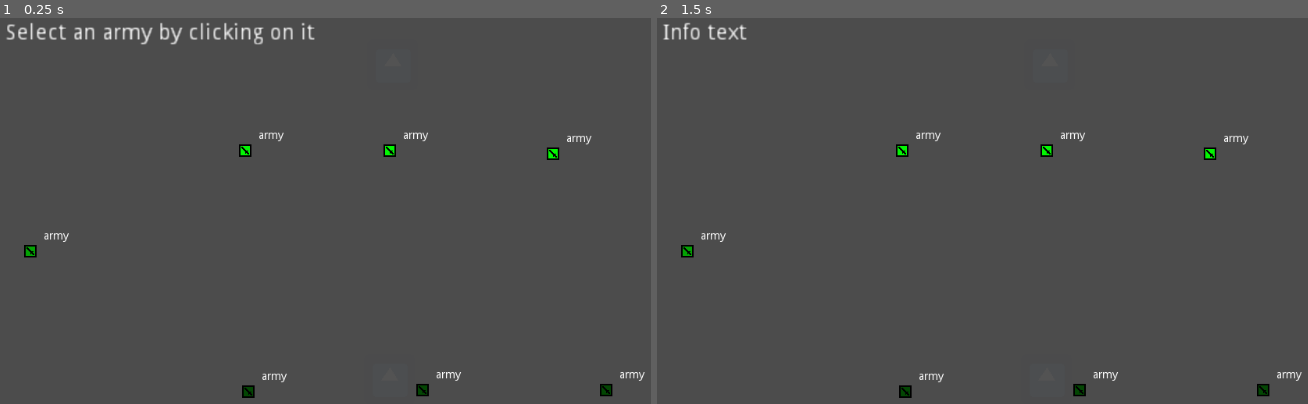
Above: before the commit, frames 1-2 (left to right).
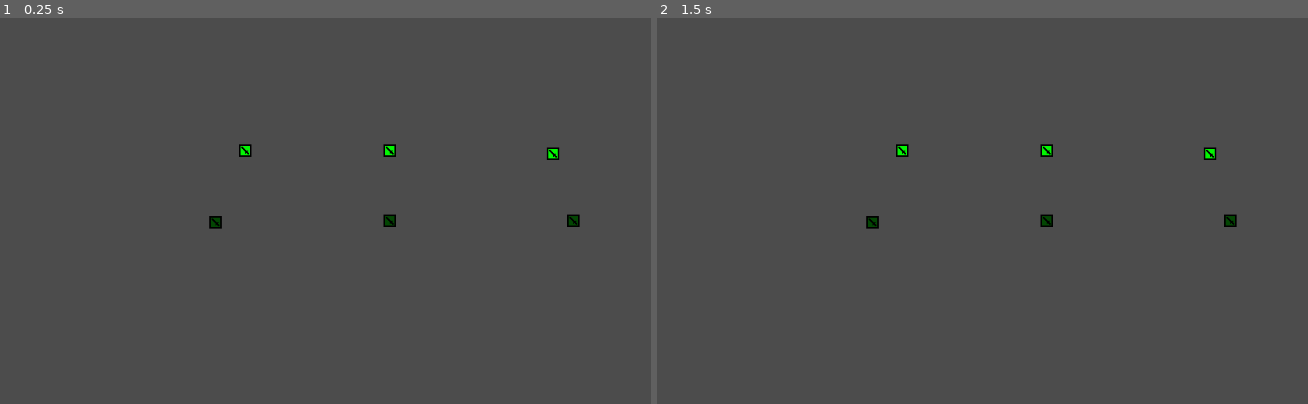
Above: after the commit, the same moments.

Repository: LegionsTheGame/Godot_turnBased
Game: Godot game, scene res://MainScene/MainScene.tscn
Same seed, same stepped clock (60 frames per second), same inputs: the game is played once before the commit and once after it. The engine's default icon, where the game draws it, is replaced by a stand-in: a white triangle on a blue panel in a dark square.
Inputs (mouse positions are in pixels of both pictures, inside the frame that each line leads up to):
- Up to frame 1 (0.25 s): no input
- Up to frame 2 (1.5 s): tap Enter at 0.5 s; move the mouse to (1229, 230) at 0.52 s; click (1229, 230) at 0.6 s; tap Space at 1.25 s; move the mouse to (891, 276) at 1.27 s; click (891, 276) at 1.35 s

The runs differ from the first frame. In frame 1, 1.6% of the frame differs, in the area x 0-100%, y 1-99%; in frame 2, 1.0%.

Commit message:
..

Diff:
--- a/LegionsTuenBased35_2/ArmyScene/Army/ArmyScene.gd
+++ b/LegionsTuenBased35_2/ArmyScene/Army/ArmyScene.gd
@@ -5,14 +5,18 @@
 export var army_color	= Color.chartreuse
 export var team_id		= 0
 
-onready var army_sprite : Sprite		= $ArmySprite
-onready var range_scene : RangeScene	= $Range
-onready var target_sprite :Sprite		= $TargetSprite
-onready var label : Label				= $Label
+onready var range_scene : RangeScene			= $RangeScene
+onready var army_sprite : Sprite				= $ArmySprite
+onready var target_sprite :Sprite				= $TargetSprite
+onready var animation_player: AnimationPlayer	= $AnimationPlayer
+onready var label : Label						= $Label
 
-var selected : bool			= false
-var army_size : int			= 16
+var army_size : int					= 16
+var selected : bool					= false
+var target_to_attack : ArmyScene	= null
+var enemies_touch_list 				= []
 var destination : Vector2
+
 
 func _ready():
 	_set_selection(false)
@@ -20,6 +24,8 @@
 	_set_destination(global_position)
 	army_sprite.self_modulate	= army_color
 	range_scene.team_id 		= self.team_id
+	#animation_player.play("Explotion")
+	update_label()
 	pass
 
 func _process(delta):
@@ -29,7 +35,7 @@
 
 func _is_army_position(global_selected_position : Vector2):
 	var v = global_selected_position - global_position
-	if v.length() < army_size:
+	if v.length() < army_size/2:
 		return true
 	pass
 
@@ -43,6 +49,9 @@
 	target_sprite.visible = is_target
 	pass
 
+func _start_explotion():
+	animation_player.play("Explotion")
+	pass
 
 func _set_destination(new_destination: Vector2):
 	var valid_move =  range_scene._is_inside(new_destination)
@@ -51,17 +60,44 @@
 	return valid_move
 	pass
 
+func _set_attack_destination(new_destination: Vector2):
+	target_to_attack = range_scene._get_attack_target(new_destination)
+	for a in enemies_touch_list:
+		if a == target_to_attack:
+			print("next to attack")
+			target_to_attack._start_explotion()
+			destination = global_position
+	pass
+
 
 func get_class():
 	return "ArmyScene"
 
 
 func _on_Army_area_entered(area):
+
+
+
+
 	if area.get_class() == "ArmyScene" and area.team_id != self.team_id:
+		enemies_touch_list.append(area)
 		destination = global_position
+		update_label()
+
+		if target_to_attack == area:
+			target_to_attack._start_explotion()
+
 		pass
 	pass
 
 
 func _on_Army_area_exited(area):
+	if area.get_class() == "ArmyScene" and area.team_id != self.team_id:
+		enemies_touch_list.erase(area)
+		update_label()
 	pass
+
+
+func update_label():
+	label.text = "touching: " + str(enemies_touch_list.size())
+	pass
--- a/LegionsTuenBased35_2/ArmyScene/Army/ArmyScene.tscn
+++ b/LegionsTuenBased35_2/ArmyScene/Army/ArmyScene.tscn
@@ -1,18 +1,46 @@
-[gd_scene load_steps=6 format=2]
+[gd_scene load_steps=8 format=2]
 
 [ext_resource path="res://ArmyScene/Army/ArmySprite.png" type="Texture" id=1]
 [ext_resource path="res://ArmyScene/Range/RangeScene.tscn" type="PackedScene" id=2]
 [ext_resource path="res://ArmyScene/Army/TargetSprite.png" type="Texture" id=3]
 [ext_resource path="res://ArmyScene/Army/ArmyScene.gd" type="Script" id=4]
+[ext_resource path="res://ArmyScene/Army/explotion.png" type="Texture" id=5]
 
 [sub_resource type="RectangleShape2D" id=1]
 extents = Vector2( 8, 8 )
 
+[sub_resource type="Animation" id=2]
+resource_name = "Explotion"
+length = 2.2
+tracks/0/type = "value"
+tracks/0/path = NodePath(".:frame")
+tracks/0/interp = 1
+tracks/0/loop_wrap = true
+tracks/0/imported = false
+tracks/0/enabled = true
+tracks/0/keys = {
+"times": PoolRealArray( 0, 0.3, 0.6, 0.9, 1.2, 1.5, 1.8, 2.1, 9.6 ),
+"transitions": PoolRealArray( 1, 1, 1, 1, 1, 1, 1, 1, 1 ),
+"update": 1,
+"values": [ 0, 1, 3, 4, 5, 6, 7, 8, 8 ]
+}
+tracks/1/type = "value"
+tracks/1/path = NodePath(".:visible")
+tracks/1/interp = 1
+tracks/1/loop_wrap = true
+tracks/1/imported = false
+tracks/1/enabled = true
+tracks/1/keys = {
+"times": PoolRealArray( 0.1, 2.2 ),
+"transitions": PoolRealArray( 1, 1 ),
+"update": 0,
+"values": [ true, false ]
+}
+
 [node name="Army" type="Area2D"]
-position = Vector2( 0, 3 )
 script = ExtResource( 4 )
 
-[node name="Range" parent="." instance=ExtResource( 2 )]
+[node name="RangeScene" parent="." instance=ExtResource( 2 )]
 
 [node name="CollisionShape2D" type="CollisionShape2D" parent="."]
 shape = SubResource( 1 )
@@ -20,15 +48,27 @@
 [node name="ArmySprite" type="Sprite" parent="."]
 texture = ExtResource( 1 )
 
+[node name="ExplotionSprite" type="Sprite" parent="."]
+visible = false
+texture = ExtResource( 5 )
+hframes = 3
+vframes = 3
+frame = 4
+
 [node name="TargetSprite" type="Sprite" parent="."]
 texture = ExtResource( 3 )
 
 [node name="Label" type="Label" parent="."]
+visible = false
 margin_left = 17.0
 margin_top = -26.0
 margin_right = 57.0
 margin_bottom = -12.0
 text = "army"
 
+[node name="AnimationPlayer" type="AnimationPlayer" parent="."]
+root_node = NodePath("../ExplotionSprite")
+anims/Explotion = SubResource( 2 )
+
 [connection signal="area_entered" from="." to="." method="_on_Army_area_entered"]
 [connection signal="area_exited" from="." to="." method="_on_Army_area_exited"]
--- a/LegionsTuenBased35_2/ArmyScene/Range/RangeScene.gd
+++ b/LegionsTuenBased35_2/ArmyScene/Range/RangeScene.gd
@@ -5,7 +5,7 @@
 export var team_id = 0;
 
 var radius : int 	= 126
-var enemies_inside	= []
+var enemies_inside_list	= []
 
 func _process(delta):
 	update_label()
@@ -24,21 +24,28 @@
 
 func _on_Range_area_entered(area):
 	if area.get_class() == "ArmyScene" and area.team_id != self.team_id:
-		enemies_inside.append(area)
+		enemies_inside_list.append(area)
 	_show_targets(visible)
 	pass
 
 func _on_Range_area_exited(area):
 	if area.get_class() == "ArmyScene" and area.team_id != self.team_id:
 		area._set_as_target(false)
-		enemies_inside.erase(area)
+		enemies_inside_list.erase(area)
+	pass
+
+func _get_attack_target(target:Vector2):
+	for a in enemies_inside_list:
+		var l : Vector2 = a.global_position - target
+		if l.length() < a.army_size/2:
+			return a;
 	pass
 
 func update_label():
-	$Label.text = "team:" + str(team_id) + "\n enemies in: " + str(enemies_inside.size())
+	$Label.text = "team:" + str(team_id) + "\n inside: " + str(enemies_inside_list.size())
 	pass
 
 func _show_targets(showtarget):
-	for a in enemies_inside:
+	for a in enemies_inside_list:
 		a._set_as_target(showtarget)
 	pass
--- a/LegionsTuenBased35_2/ArmyScene/Range/RangeScene.tscn
+++ b/LegionsTuenBased35_2/ArmyScene/Range/RangeScene.tscn
@@ -13,10 +13,11 @@
 shape = SubResource( 1 )
 
 [node name="RangeSprite" type="Sprite" parent="."]
-modulate = Color( 1, 1, 1, 0.0980392 )
+modulate = Color( 1, 1, 1, 0.0196078 )
 texture = ExtResource( 1 )
 
 [node name="Label" type="Label" parent="."]
+visible = false
 margin_left = 104.0
 margin_top = -88.0
 margin_right = 144.0
--- a/LegionsTuenBased35_2/MainScene/MainScene.gd
+++ b/LegionsTuenBased35_2/MainScene/MainScene.gd
@@ -6,7 +6,8 @@
 var selectedArmy : ArmyScene	= null
 
 func _ready():
-	list_team1		= $Team1.get_children()
+	list_team1.append_array($Team1.get_children())
+	list_team1.append_array($Team2.get_children())
 	info_text.text	= "Select an army by clicking on it"
 	pass
 
@@ -35,5 +36,8 @@
 				if not valid_move :
 					info_text.text = "This is to far - your army can only move to somewhere inside the circle!"
 				else:
+					selectedArmy._set_attack_destination(get_global_mouse_position())
 					info_text.text = "Army moved to new destination!"
+					selectedArmy._set_selection(false)
+					selectedArmy = null
 	pass
--- a/LegionsTuenBased35_2/MainScene/MainScene.tscn
+++ b/LegionsTuenBased35_2/MainScene/MainScene.tscn
@@ -8,6 +8,7 @@
 script = ExtResource( 3 )
 
 [node name="Label" type="Label" parent="."]
+visible = false
 margin_left = -500.0
 margin_top = -300.0
 margin_right = -400.0
@@ -20,14 +21,9 @@
 current = true
 
 [node name="Team1" type="Sprite" parent="."]
-self_modulate = Color( 1, 1, 1, 0.0392157 )
+self_modulate = Color( 1, 1, 1, 0 )
 position = Vector2( -4, -240 )
 texture = ExtResource( 2 )
-
-[node name="Army" parent="Team1" instance=ExtResource( 1 )]
-position = Vector2( -464, 239 )
-army_color = Color( 0.803922, 0.654902, 0.827451, 1 )
-team_id = 99
 
 [node name="Army1" parent="Team1" instance=ExtResource( 1 )]
 position = Vector2( -189, 110 )
@@ -42,21 +38,21 @@
 team_id = 1
 
 [node name="Team2" type="Sprite" parent="."]
-self_modulate = Color( 1, 1, 1, 0.0392157 )
-position = Vector2( -8, 163 )
+self_modulate = Color( 1, 1, 1, 0 )
+position = Vector2( -50, -54 )
 texture = ExtResource( 2 )
 
-[node name="Army1" parent="Team2" instance=ExtResource( 1 )]
+[node name="EnemyArmy1" parent="Team2" instance=ExtResource( 1 )]
 position = Vector2( -181, 16 )
 army_color = Color( 0.27451, 0.27451, 0.937255, 1 )
 team_id = 2
 
-[node name="Army2" parent="Team2" instance=ExtResource( 1 )]
+[node name="EnemyArmy2" parent="Team2" instance=ExtResource( 1 )]
 position = Vector2( 42, 14 )
 army_color = Color( 0.27451, 0.27451, 0.937255, 1 )
 team_id = 2
 
-[node name="Army3" parent="Team2" instance=ExtResource( 1 )]
+[node name="EnemyArmy3" parent="Team2" instance=ExtResource( 1 )]
 position = Vector2( 277, 14 )
 army_color = Color( 0.27451, 0.27451, 0.937255, 1 )
 team_id = 2
Binary file changed: LegionsTuenBased35_2/ArmyScene/Army/TargetSprite.png
Binary file added: LegionsTuenBased35_2/ArmyScene/Army/damage.png
Not shown, added: LegionsTuenBased35_2/ArmyScene/Army/damage.png.import
Binary file added: LegionsTuenBased35_2/ArmyScene/Army/explotion.png
Not shown, added: LegionsTuenBased35_2/ArmyScene/Army/explotion.png.import
